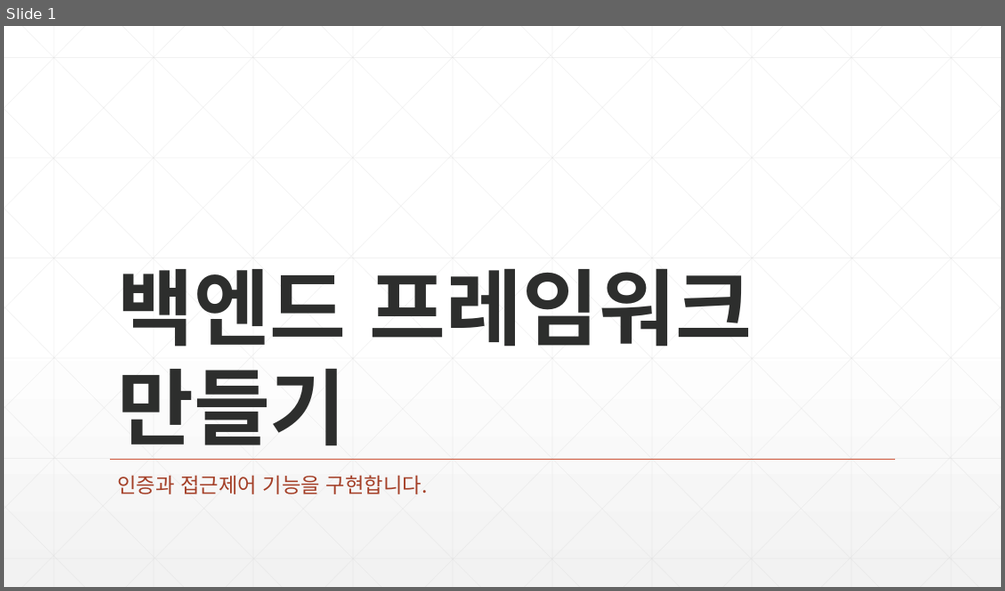
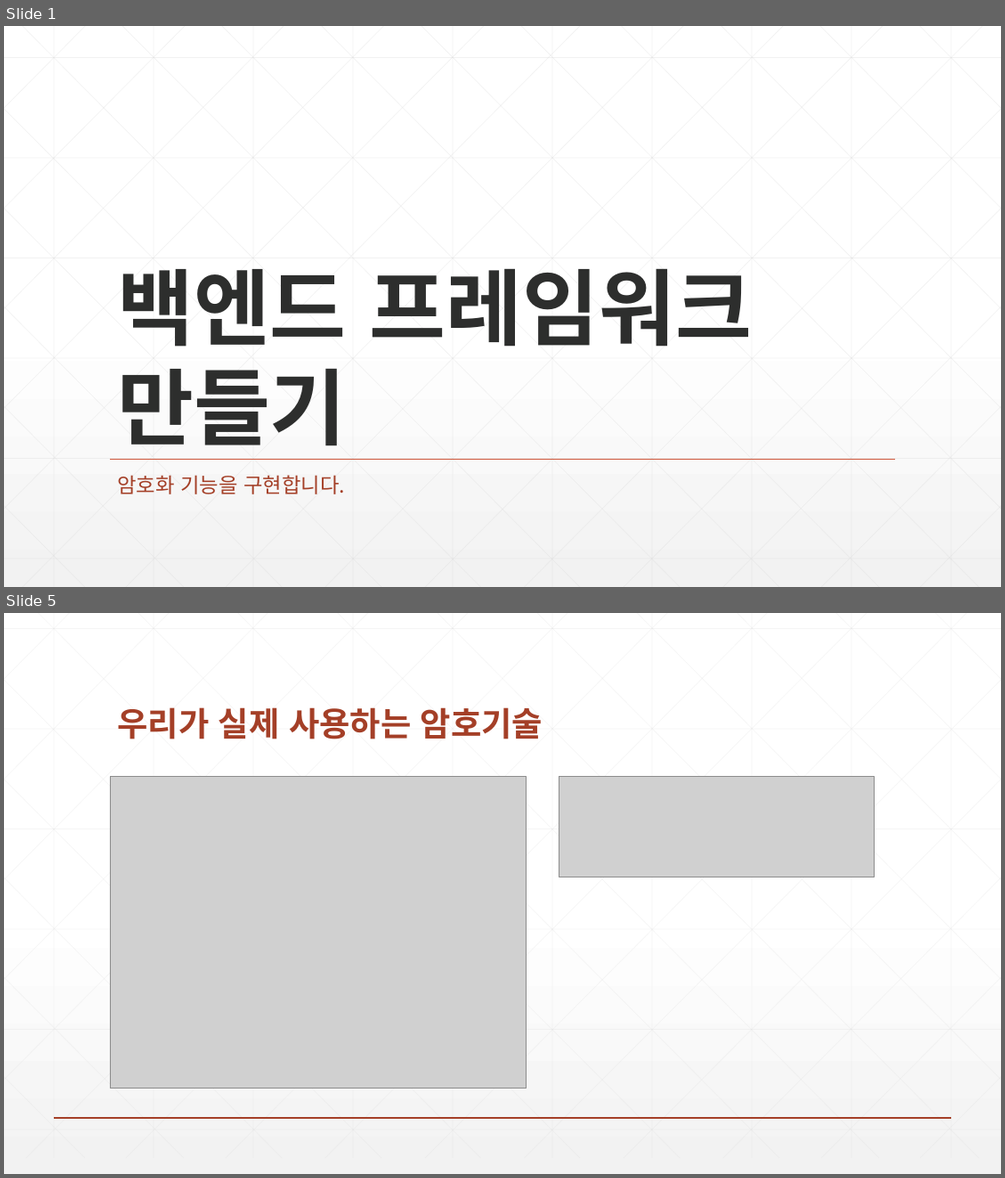
Before and after one commit to zeroshift01/code5, a slide deck: inflearn06/doc/교재.pptx. Shown one above the other, each under a label of ours: slide 1 before the commit, slides 1 and 5 after it; the slides between them are not shown. The pictures are 1005x591 and 1005x1178 pixels, drawn with LibreOffice and Linux fonts; fonts in the diff are those of the drawing; grey boxes stand for pictures. Boxes give left, top, right and bottom in pixels: in the first picture for what was removed or moved away, otherwise in the second. Text is boxed around its words. In the diff, an @@ line names an element or a change of style, - is before the commit and + after.

```diff
--- a/inflearn06/doc/교재.pptx
+++ b/inflearn06/doc/교재.pptx
@@ slide 5 added at [4,613,1001,1174], background gradient #FFFFFF to #F2F2F2 @@
@@ title added at [117,707,542,739], 32 pt, text #A43F27, bold @@
+우리가 실제 사용하는 암호기술
@@ picture added at [110,777,526,1088] @@
@@ picture added at [559,777,874,877] @@
@@ group added at [4,613,1001,1159]: 46 lines @@
@@ line added from (54, 1118) to (952, 1118), #A43F27 1 pt @@
@@ slide 1 changed as well @@
@@ subtitle at [117,475,345,494]: text changed @@
-인증과 접근제어 기능을 구현합니다.
+암호화 기능을 구현합니다.
```
Also in this commit, not shown: 5 other slides added, 5 slides removed.
